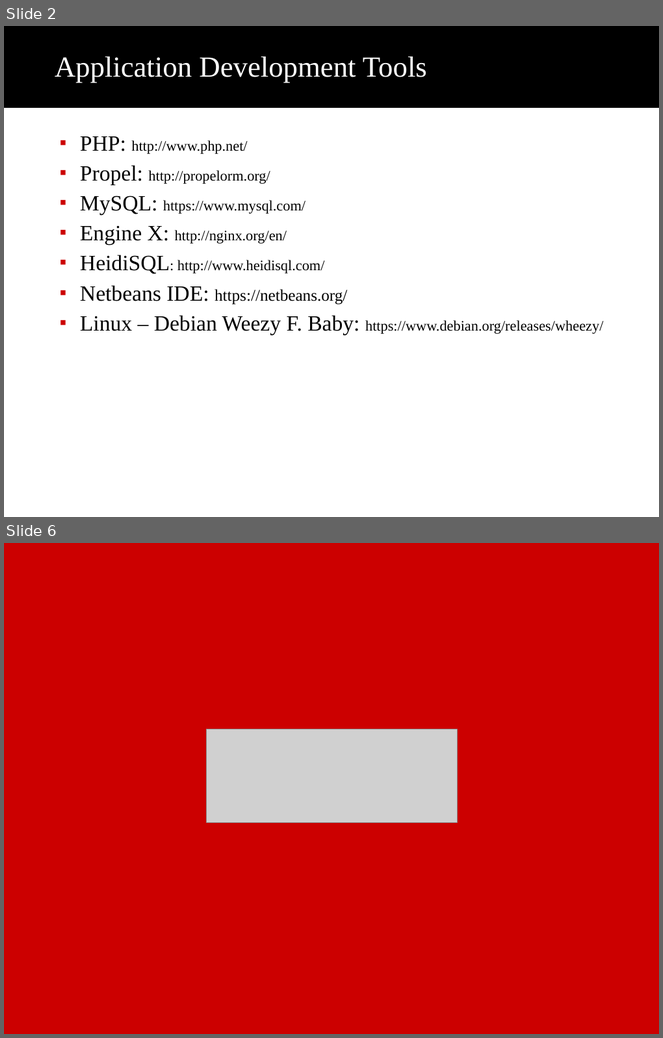
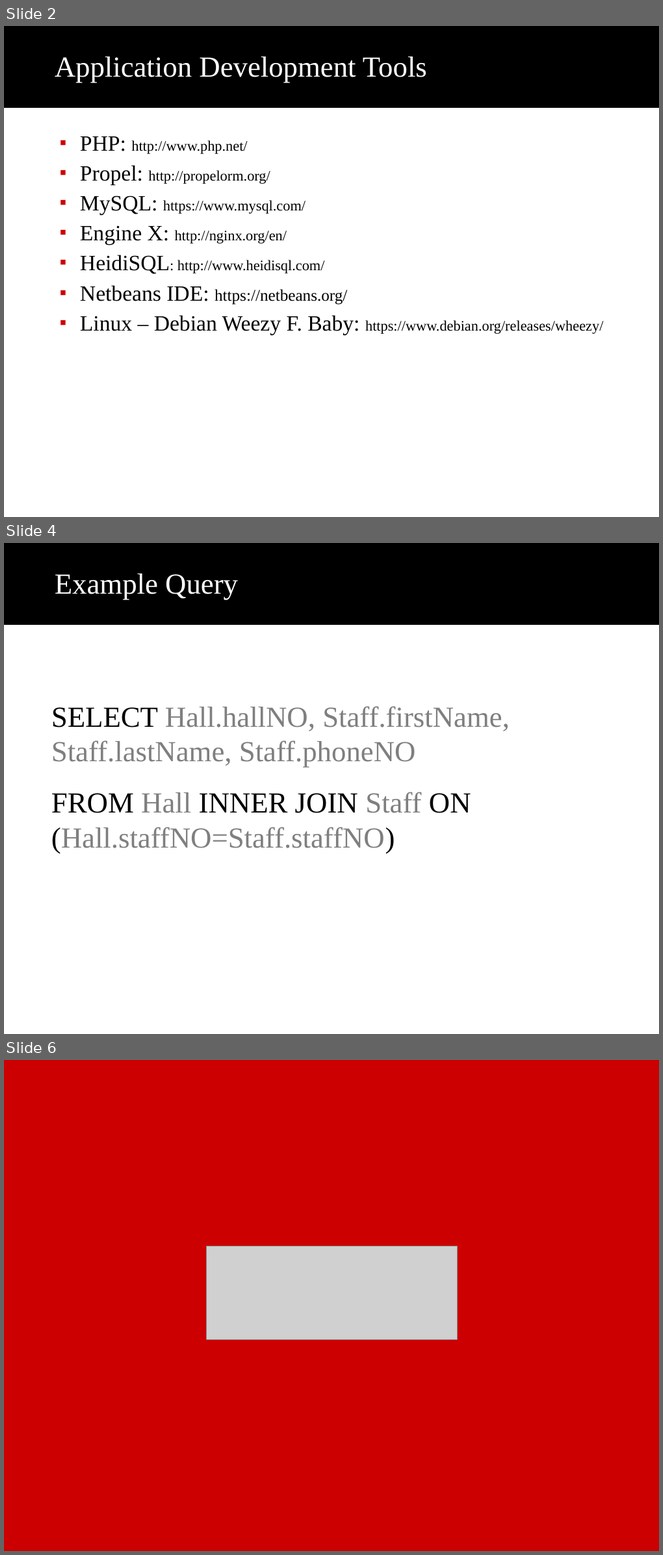
Before and after one commit to mothepro/University-Database, a slide deck: extras/Poon Tycoon Inc..ppt. Shown one above the other, each under a label of ours: slides 2 and 6 before the commit, slides 2, 4 and 6 after it; the slides between them are not shown. The pictures are 663x1038 and 663x1555 pixels, drawn with LibreOffice and Linux fonts; fonts in the diff are those of the drawing; grey boxes stand for pictures; background and template pictures are left out. Boxes give left, top, right and bottom in pixels: in the first picture for what was removed or moved away, otherwise in the second. Text is boxed around its words. In the diff, an @@ line names an element or a change of style, - is before the commit and + after.

```diff
--- a/extras/Poon Tycoon Inc..ppt
+++ b/extras/Poon Tycoon Inc..ppt
@@ slide 4 added at (x1=4, y1=543, x2=659, y2=1034), background #FFFFFF; not listed: 1 template element that a slide beside it also shows @@
@@ title added at (x1=55, y1=574, x2=238, y2=600), 32 pt, text #FFFFFF @@
+Example Query
@@ text added at (x1=51, y1=706, x2=510, y2=854), 32 pt, text #7F7F7F @@
+SELECT Hall.hallNO, Staff.firstName, Staff.lastName, Staff.phoneNO
+FROM Hall INNER JOIN Staff ON (Hall.staffNO=Staff.staffNO)
```
Also in this commit, not shown: 3 slides changed, 1 slide removed, 4 other files.
